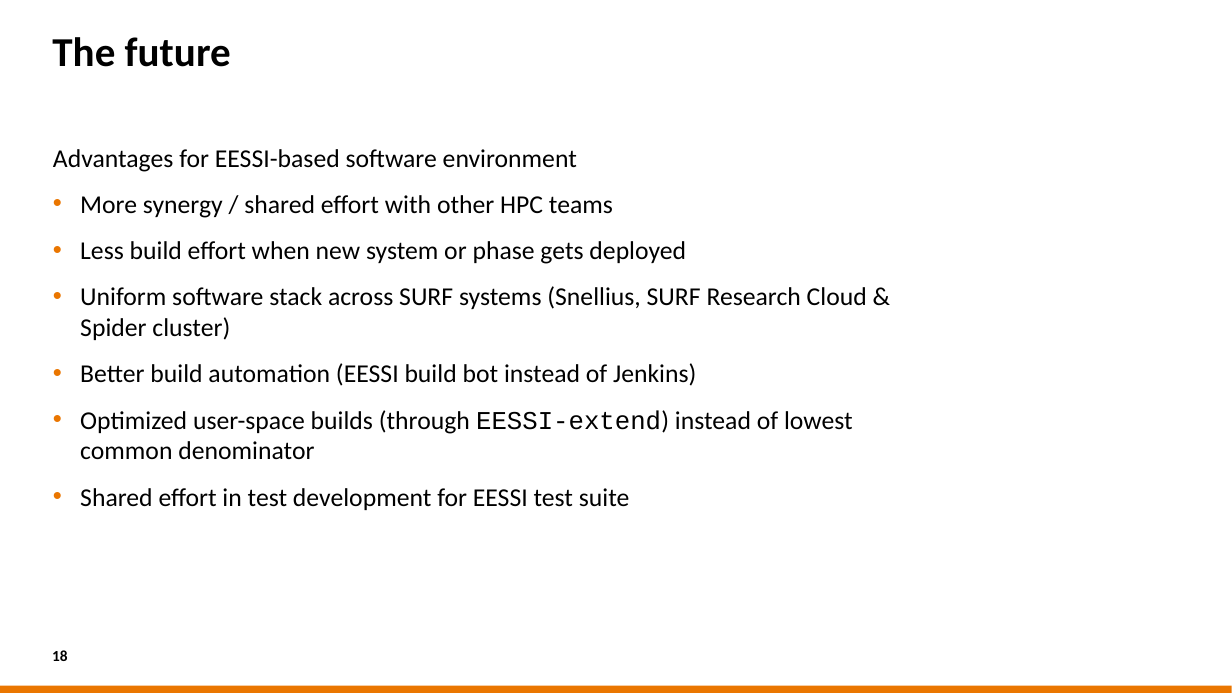
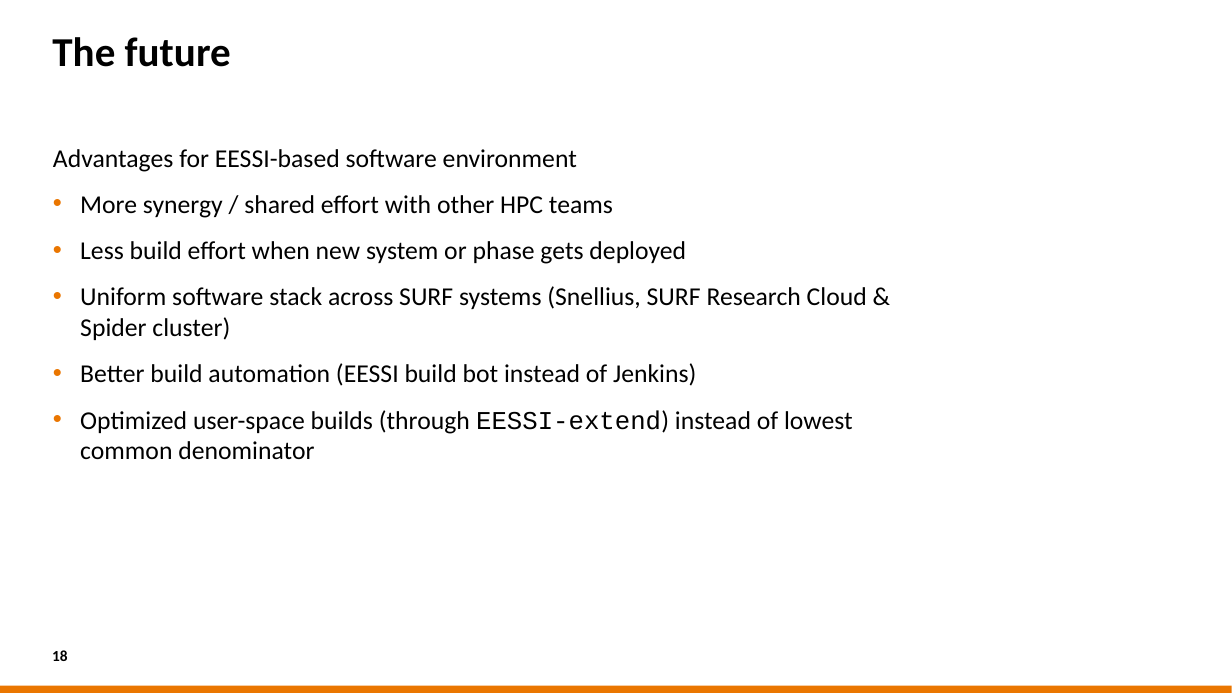
Before and after one commit to casparvl/EUM25, a slide deck: slide 18 of 2025-03-18 EasyBuild User Meeting - EasyBuild at SURF.pptx. Drawn at 1232x693 pixels with LibreOffice and Linux fonts; fonts in the diff are those of the drawing; background and template pictures are left out. Boxes give left, top, right and bottom in pixels: in the first picture for what was removed or moved away, otherwise in the second. Text is boxed around its words. In the diff, an @@ line names an element or a change of style, - is before the commit and + after.

```diff
--- a/2025-03-18 EasyBuild User Meeting - EasyBuild at SURF.pptx
+++ b/2025-03-18 EasyBuild User Meeting - EasyBuild at SURF.pptx
@@ text at [80, 488, 630, 510]: paragraph removed @@
-• Shared effort in test development for EESSI test suite
```
Also in this commit, not shown: 5 other slides changed, 1 slide added, 1 other file.
